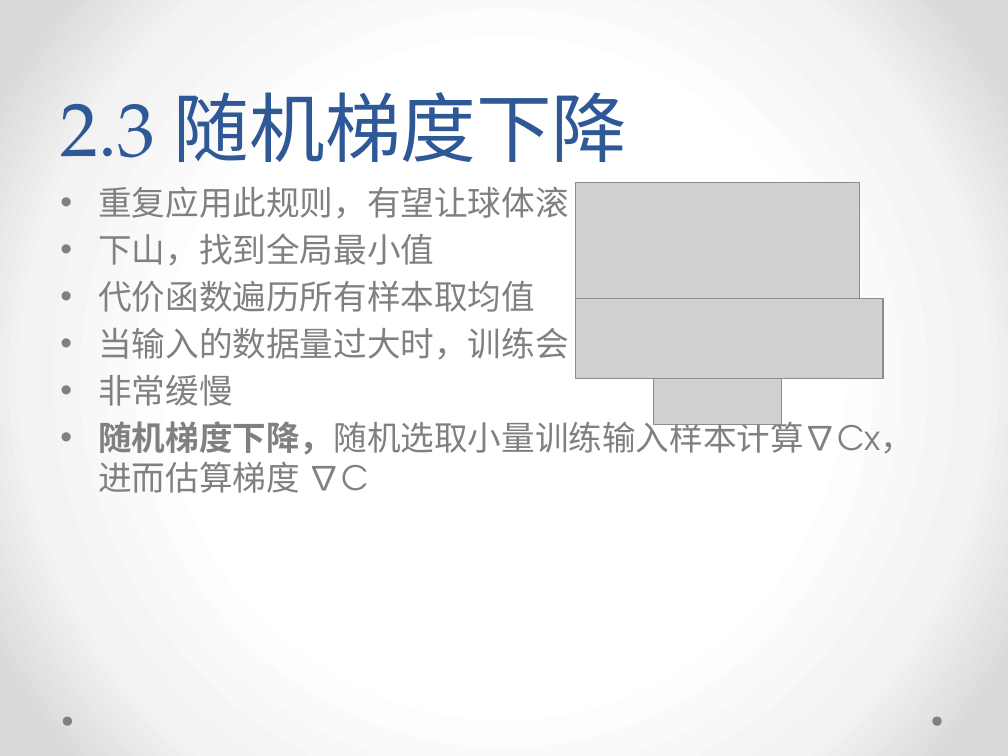
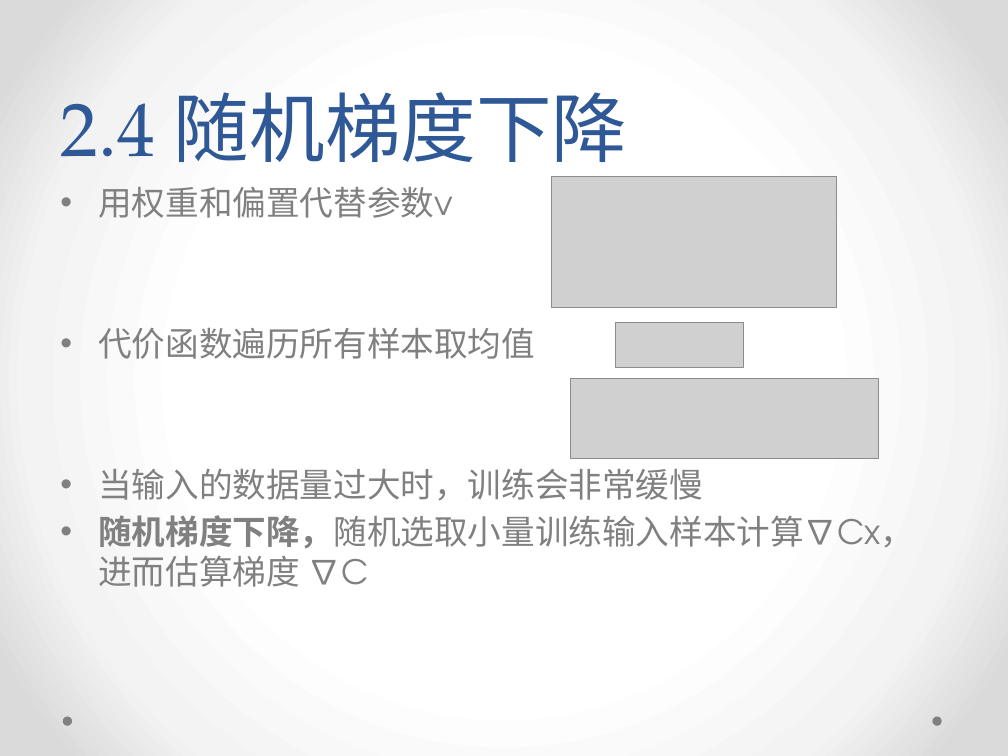
Before and after one commit to yish0000/neuralnetwork, a slide deck: slide 28 of 深度学习数学原理初探.pptx (slide 27 before the commit). Drawn at 1008x756 pixels with LibreOffice and Linux fonts; fonts in the diff are those of the drawing; grey boxes stand for pictures; background and template pictures are left out. Boxes give left, top, right and bottom in pixels: in the first picture for what was removed or moved away, otherwise in the second. Text is boxed around its words. In the diff, an @@ line names an element or a change of style, - is before the commit and + after.

Commit message:
ppt

```diff
--- a/深度学习数学原理初探.pptx
+++ b/深度学习数学原理初探.pptx
@@ title at [60,92,628,162]: text changed @@
-2.3 随机梯度下降
+2.4 随机梯度下降
@@ picture: place and size @@
-picture at [576,182,860,313]
+picture at [551,176,836,307]
@@ text at [98,187,453,218]: text changed @@
-• 重复应用此规则，有望让球体滚
-• 下山，找到全局最小值
+• 用权重和偏置代替参数v
@@ picture: place and size @@
-picture at [653,379,781,424]
+picture at [615,323,743,368]
@@ picture: place and size @@
-picture at [576,298,883,378]
+picture at [571,378,878,458]
@@ text at [98,469,703,501]: text changed @@
-• 当输入的数据量过大时，训练会
-• 非常缓慢
+• 当输入的数据量过大时，训练会非常缓慢
```
Also in this commit, not shown: 15 other slides changed, 1 slide added.
